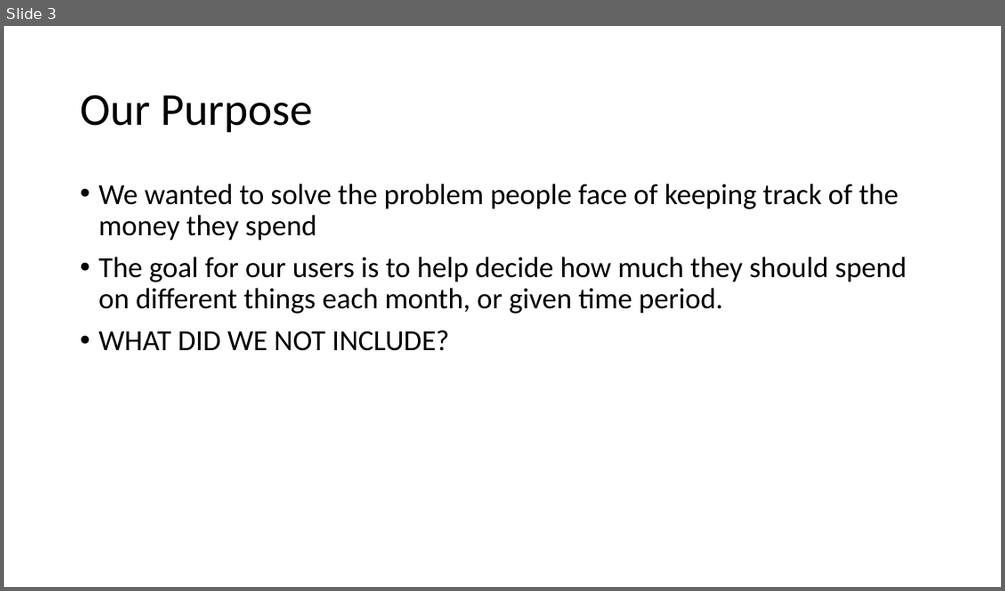
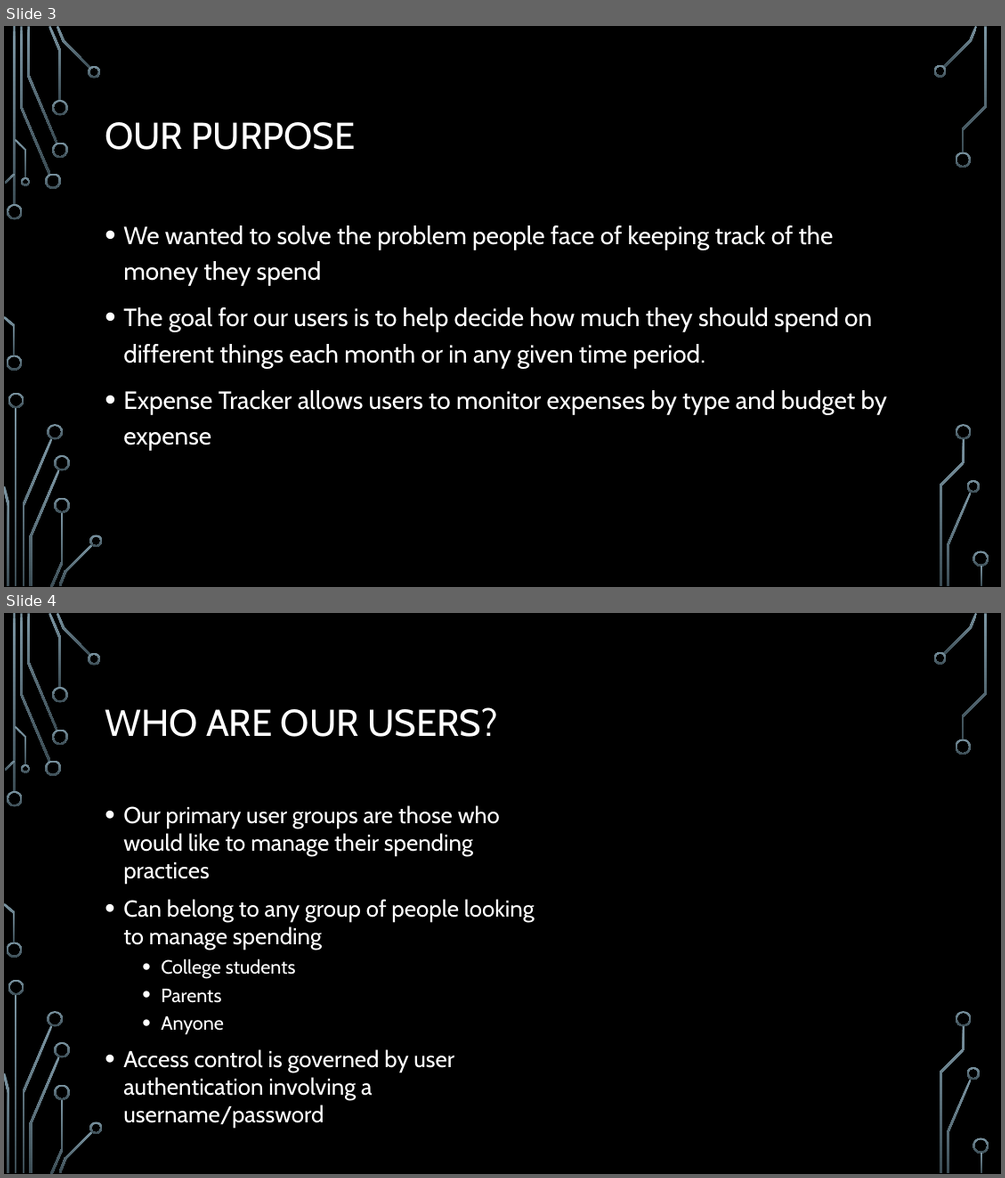
Before and after one commit to alittleton98/COMP-353-Project---Expense-Tracker, a slide deck: documentation/353FinalPresentation.pptx. Shown one above the other, each under a label of ours: slide 3 before the commit, slides 3 and 4 after it. The pictures are 1005x591 and 1005x1178 pixels, drawn with LibreOffice and Linux fonts; fonts in the diff are those of the drawing; background and template pictures are left out. Boxes give left, top, right and bottom in pixels: in the first picture for what was removed or moved away, otherwise in the second. Text is boxed around its words. In the diff, an @@ line names an element or a change of style, - is before the commit and + after.

```diff
--- a/documentation/353FinalPresentation.pptx
+++ b/documentation/353FinalPresentation.pptx
@@ slide 4 added at (4, 613, 1001, 1174), background picture (left out); not listed: 36 template elements that a slide beside it also shows @@
@@ title added at (105, 707, 497, 737), 36 pt, text #FFFFFF @@
+WHO ARE OUR USERS?
@@ text added at (123, 805, 534, 1100), 22.2 pt, text #FFFFFF @@
+• Our primary user groups are those who would like to manage their spending practices
+• Can belong to any group of people looking to manage spending
+  • College students
+  • Parents
+  • Anyone
+• Access control is governed by user authentication involving a username/password
@@ slide 3 changed as well @@
@@ background #FFFFFF to picture (left out) @@
@@ title at (105, 122, 356, 150): text changed; size 44 to 36 pt; font Calibri to Cabin; text colour #000000 to #FFFFFF @@
-Our Purpose
+OUR PURPOSE
@@ text "We wanted to solve the ...": place and size @@
-text "We wanted to solve the ..." at (98, 184, 906, 351)
+text "We wanted to solve the ..." at (123, 225, 887, 450)
@@ text at (123, 225, 833, 286): size 28 to 24 pt, font Calibri to Cabin, text colour #000000 to #FFFFFF in "We wanted to solve the problem people ..."; line spacing 0.9 to 1.2 @@
@@ text at (123, 307, 887, 450): text changed; size 28 to 24 pt; font Calibri to Cabin; text colour #000000 to #FFFFFF @@
-• The goal for our users is to help decide how much they should spend on different things each month, or given time period.
-• WHAT DID WE NOT INCLUDE?
+• The goal for our users is to help decide how much they should spend on different things each month or in any given time period.
+• Expense Tracker allows users to monitor expenses by type and budget by expense
@@ group added at (4, 26, 989, 587): 33 freeform shapes, 3 rectangles @@
```
Also in this commit, not shown: 3 other slides changed, 7 other slides added, 4 slides removed, 3 other files.
